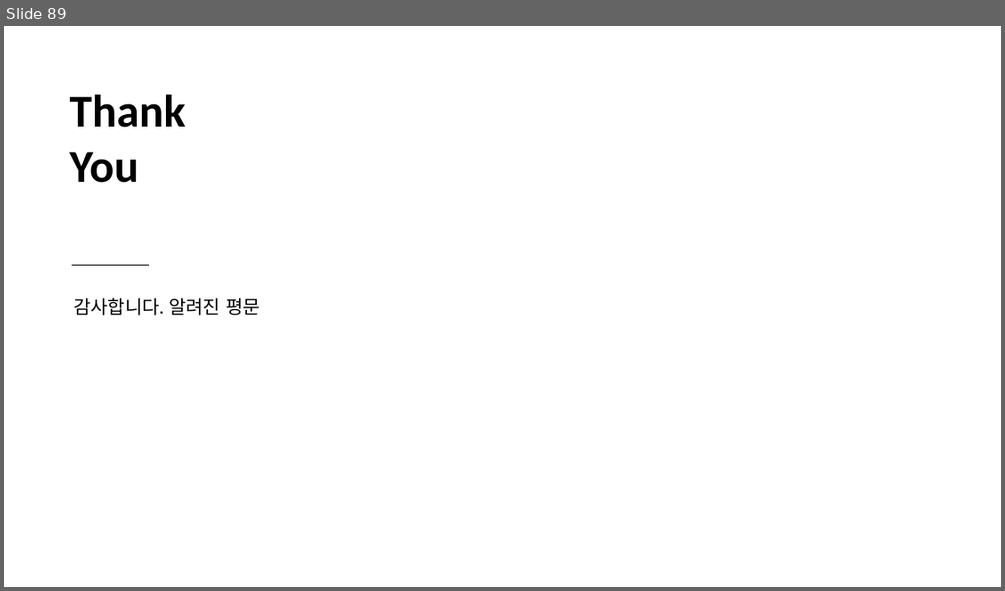
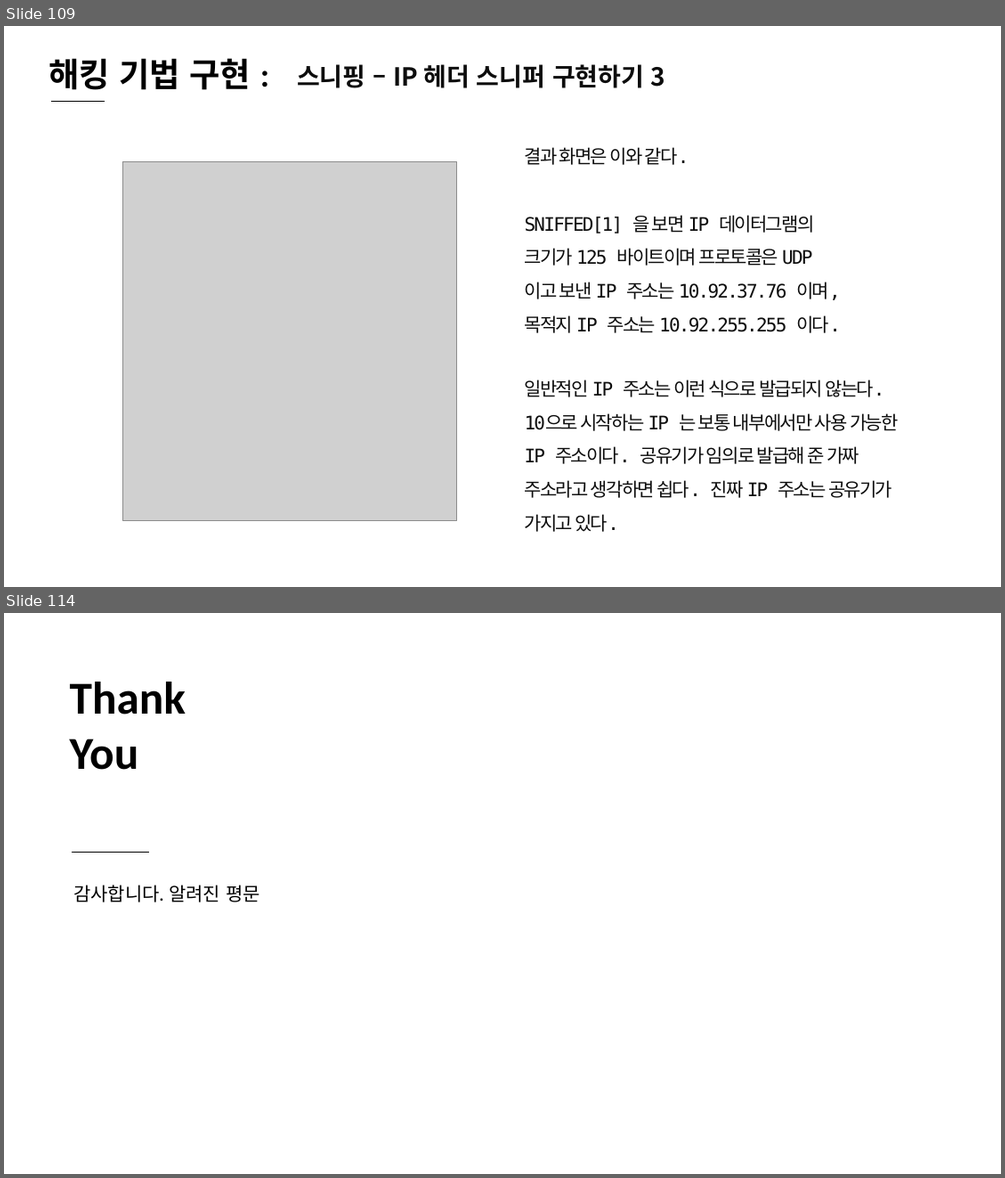
Before and after one commit to sky7th/White-Hat-Python, a slide deck: White Hat Python-1.pptx. Shown one above the other, each under a label of ours: slide 89 before the commit, slides 109 and 114 after it; the slides between them are not shown. The pictures are 1005x591 and 1005x1178 pixels, drawn with LibreOffice and Linux fonts; fonts in the diff are those of the drawing; grey boxes stand for pictures. Boxes give left, top, right and bottom in pixels: in the first picture for what was removed or moved away, otherwise in the second. Text is boxed around its words. In the diff, an @@ line names an element or a change of style, - is before the commit and + after.

```diff
--- a/White Hat Python-1.pptx
+++ b/White Hat Python-1.pptx
@@ slide 109 added at (x1=4, y1=26, x2=1001, y2=587), background #FFFFFF @@
@@ text added at (x1=48, y1=58, x2=251, y2=90), 32 pt, text #000000, bold @@
+해킹 기법 구현 :
@@ text added at (x1=297, y1=64, x2=666, y2=88), 24 pt, text #0D0D0D, bold @@
+스니핑 – IP 헤더 스니퍼 구현하기 3
@@ line added from (51, 102) to (105, 102), #000000 0.5 pt @@
@@ text added at (x1=525, y1=147, x2=841, y2=333), 18 pt, text #0D0D0D @@
+결과 화면은 이와 같다.
+SNIFFED[1] 을 보면 IP 데이터그램의 크기가 125 바이트이며 프로토콜은 UDP 이고 보낸 IP 주소는 10.92.37.76 이며, 목적지 IP 주소는 10.92.255.255 이다.
@@ picture added at (x1=123, y1=161, x2=457, y2=520) @@
@@ text added at (x1=525, y1=379, x2=898, y2=532), 18 pt, text #0D0D0D @@
+일반적인 IP 주소는 이런 식으로 발급되지 않는다. 10으로 시작하는 IP 는 보통 내부에서만 사용 가능한 IP 주소이다. 공유기가 임의로 발급해 준 가짜 주소라고 생각하면 쉽다. 진짜 IP 주소는 공유기가 가지고 있다.
@@ what was slide 89 is now slide 114 @@
```
Also in this commit, not shown: 3 slides changed, 24 other slides added, 10 other files.
